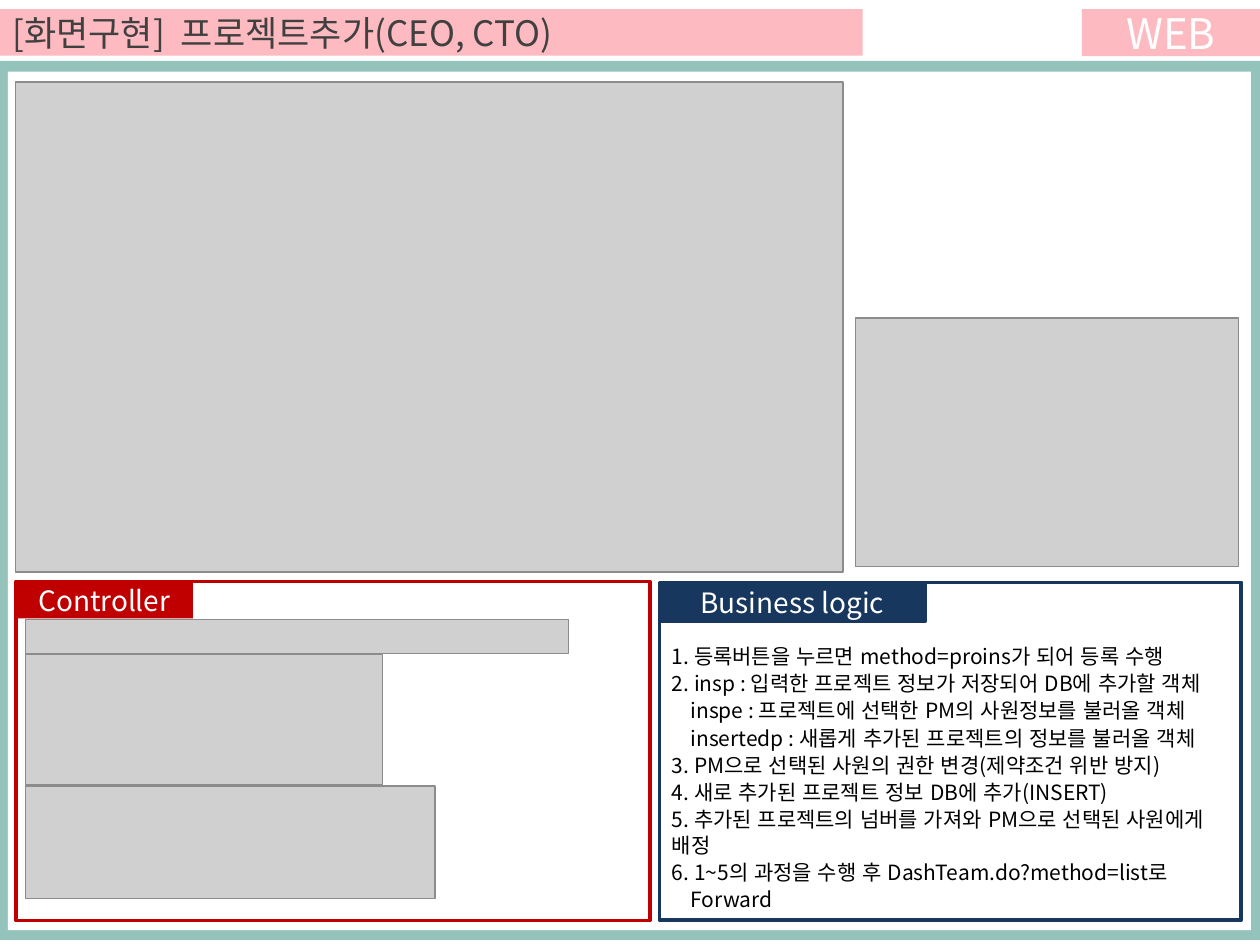
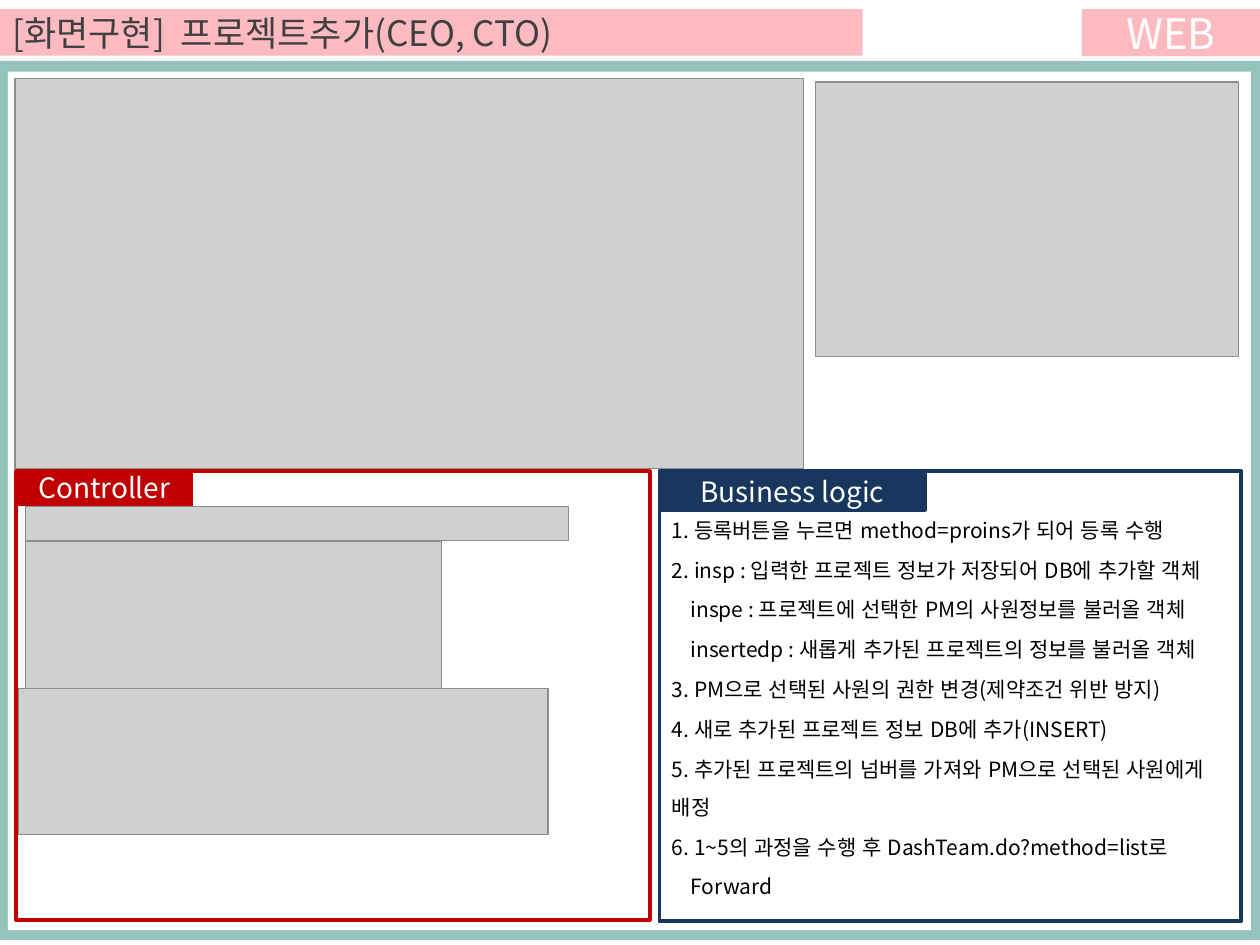
Before and after one commit to ezenteam03/project06, a slide deck: slide 21 of WebContent/jhk/0608 전현규.pptx. Drawn at 1260x945 pixels with LibreOffice and Linux fonts; fonts in the diff are those of the drawing; grey boxes stand for pictures. Boxes give left, top, right and bottom in pixels: in the first picture for what was removed or moved away, otherwise in the second. Text is boxed around its words. In the diff, an @@ line names an element or a change of style, - is before the commit and + after.

```diff
--- a/WebContent/jhk/0608 전현규.pptx
+++ b/WebContent/jhk/0608 전현규.pptx
@@ picture: place and size @@
-picture at box(16, 82, 843, 572)
+picture at box(15, 78, 804, 469)
@@ picture: place and size @@
-picture at box(856, 318, 1239, 566)
+picture at box(815, 82, 1237, 357)
@@ 2 rectangles, 1 picture: place and size @@
-2 rectangles, 1 picture at box(16, 582, 925, 654)
+2 rectangles, 1 picture at box(16, 469, 925, 541)
@@ rectangle: place and size @@
-rectangle at box(16, 582, 650, 921)
+rectangle at box(16, 471, 650, 920)
@@ rectangle "1. 등록버튼을 누르면 method=proins가 되어 ...": place and size @@
-rectangle "1. 등록버튼을 누르면 method=proins가 되어 ..." at box(659, 582, 1241, 920)
+rectangle "1. 등록버튼을 누르면 method=proins가 되어 ..." at box(659, 471, 1241, 921)
@@ rectangle "1. 등록버튼을 누르면 method=proins가 되어 ..." at box(659, 471, 1241, 921): line spacing 1 to 1.5 @@
@@ picture: place and size @@
-picture at box(25, 654, 383, 784)
+picture at box(25, 542, 441, 694)
@@ picture: place and size @@
-picture at box(25, 786, 435, 898)
+picture at box(19, 688, 548, 834)
```
Also in this commit, not shown: 9 other slides changed, 3 slides added, 8 slides removed, 32 other files.
